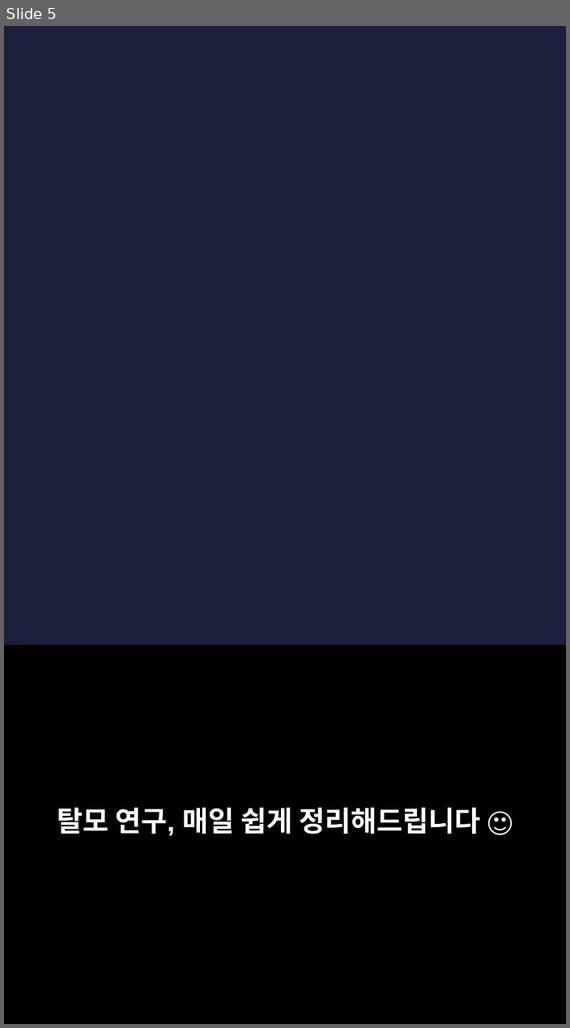
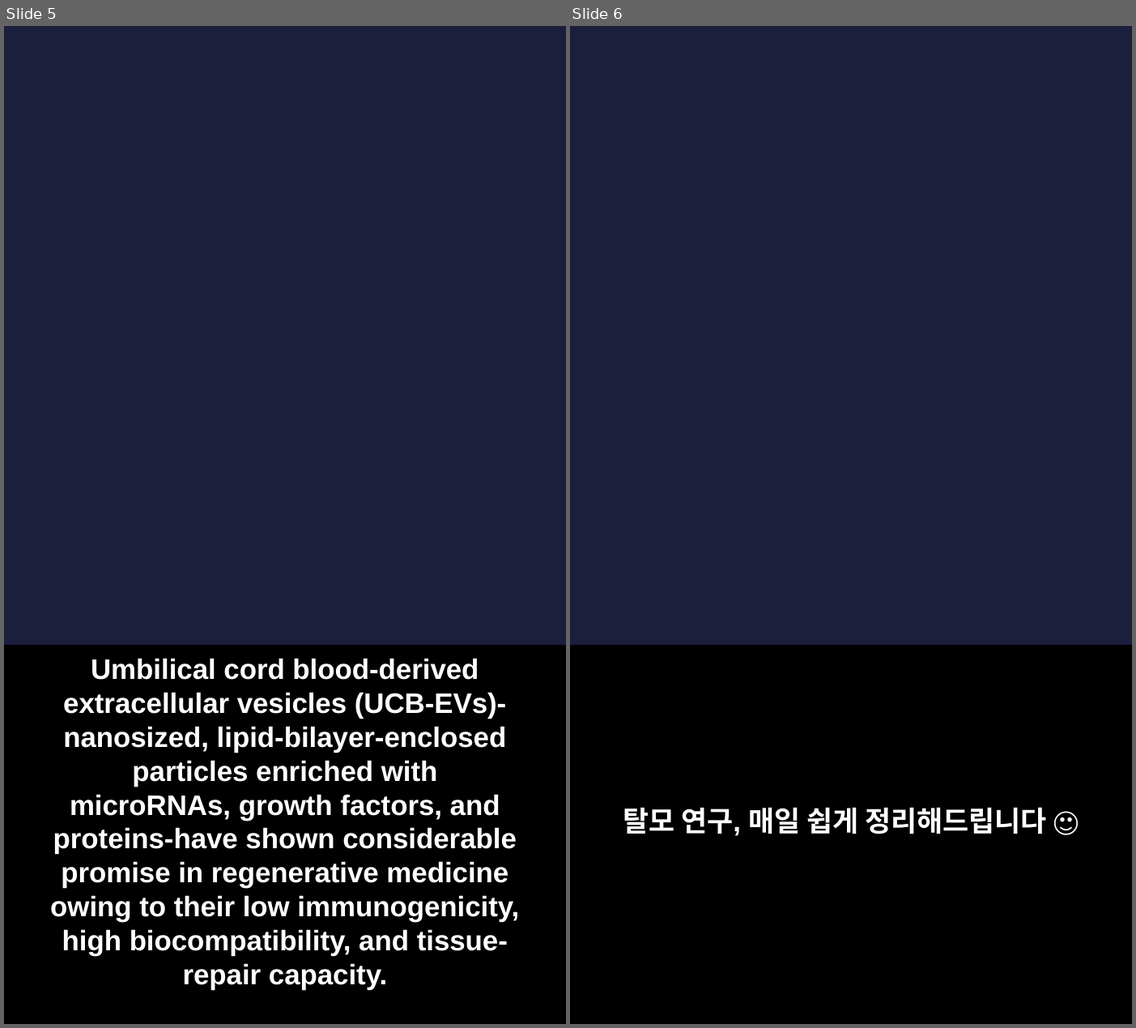
Before and after one commit to hyokang2010-BJ-ANTH/product-builder-test, a slide deck: pwa/data/latest/slides.pptx. Shown side by side, each under a label of ours: slide 5 before the commit, slides 5 and 6 after it. The pictures are 570x1028 and 1136x1028 pixels, drawn with LibreOffice and Linux fonts; fonts in the diff are those of the drawing; background and template pictures are left out. Boxes give left, top, right and bottom in pixels: in the first picture for what was removed or moved away, otherwise in the second. Text is boxed around its words. In the diff, an @@ line names an element or a change of style, - is before the commit and + after.

```diff
--- a/pwa/data/latest/slides.pptx
+++ b/pwa/data/latest/slides.pptx
@@ slide 5 added at (x1=4, y1=26, x2=566, y2=1024), background picture (left out) @@
@@ rectangle added at (x1=4, y1=646, x2=566, y2=1024), fill #000000 @@
@@ text added at (x1=50, y1=658, x2=519, y2=956), 22 pt, text #FFFFFF, bold @@
+Umbilical cord blood-derived extracellular vesicles (UCB-EVs)-nanosized, lipid-bilayer-enclosed particles enriched with microRNAs, growth factors, and proteins-have shown considerable promise in regenerative medicine owing to their low immunogenicity, high biocompatibility, and tissue-repair capacity.
@@ what was slide 5 is now slide 6 @@
```
Also in this commit, not shown: 4 slides changed, 5 other slides added, 4 slides removed, 28 other files.
